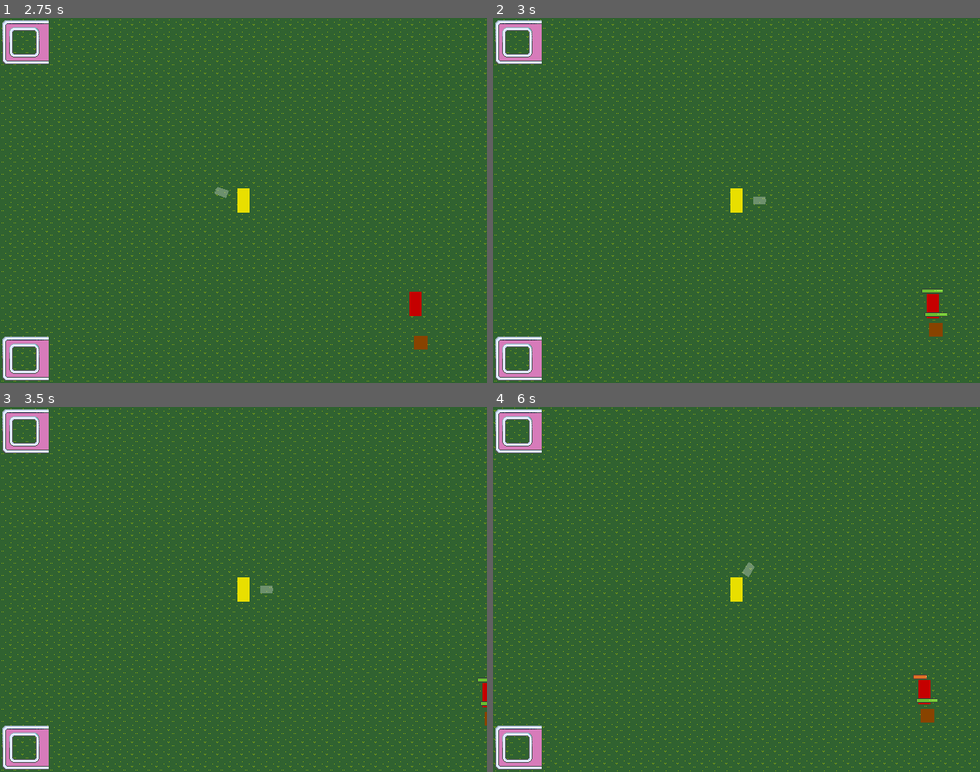
Above: before the commit, frames 1-4 (two rows, left to right).
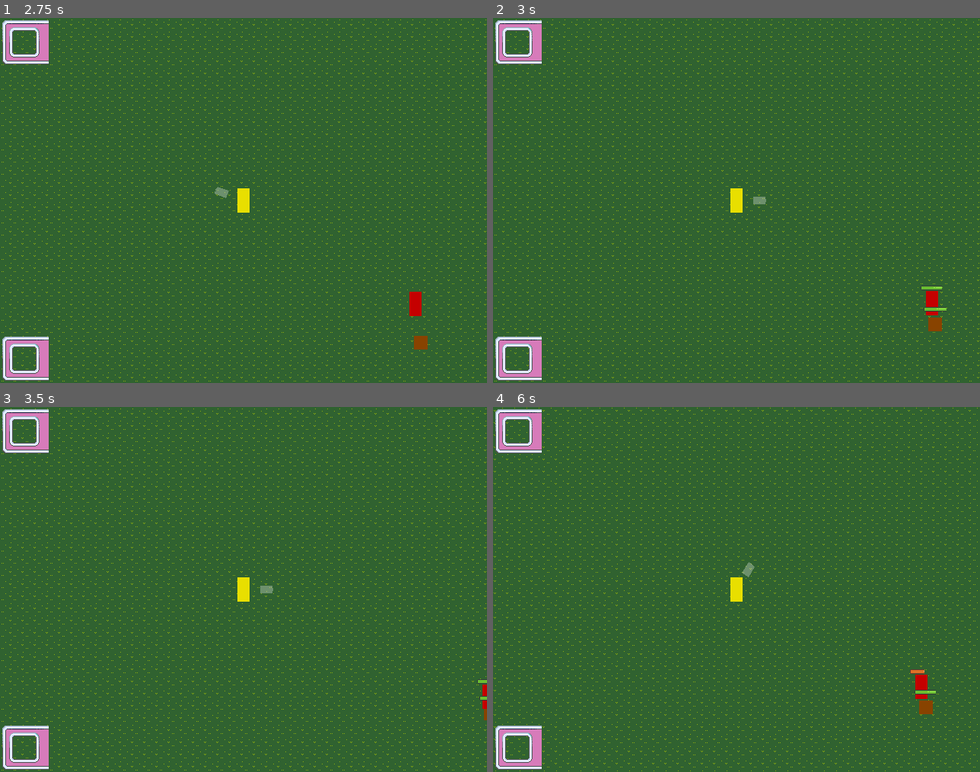
Above: after the commit, the same moments.

Repository: nullportal/dog-and-ball
Game: Godot game, scene res://Game.tscn
Two runs of this game, one before a commit and one after it. Both use one fixed random seed, a clock stepped at 60 frames per second and the inputs below.
Inputs (mouse positions are in pixels of both pictures, inside the frame that each line leads up to):
- Up to frame 1 (2.75 s): tap Enter at 0.5 s; move the mouse to (219, 273) at 0.52 s; hold Up (ui_up) 0.53-2.03 s; click (219, 273) at 0.6 s; move the mouse to (389, 255) at 1.27 s; click (389, 255) at 1.35 s; move the mouse to (97, 145) at 2.02 s; hold Left (ui_left) from 2.03 s (still down); click (97, 145) at 2.1 s
- Up to frame 2 (3 s): keep holding Left (ui_left); move the mouse to (760, 200) at 2.77 s; click (760, 200) at 2.85 s
- Up to frame 3 (3.5 s): keep holding Left (ui_left)
- Up to frame 4 (6 s): move the mouse to (663, 498) at 3.52 s; release Left (ui_left) at 3.53 s; hold Down (ui_down) 3.53-4.28 s; click (663, 498) at 3.6 s; tap Space at 4.25 s; move the mouse to (843, 571) at 4.27 s; hold Right (ui_right) 4.28-5.03 s; click (843, 571) at 4.35 s; move the mouse to (639, 607) at 5.02 s; hold Up (ui_up) 5.03-5.78 s; click (639, 607) at 5.1 s; move the mouse to (785, 509) at 5.77 s; hold Right (ui_right) from 5.78 s (still down); click (785, 509) at 5.85 s

Frame 1 is identical in both runs. In frame 2, 0.3% of the frame differs, in the area x 87-94%, y 73-88%; in frame 3, less than 0.1%; in frame 4, 0.4%, in the area x 85-92%, y 71-87%.

Commit message:
Add knockback effect to Zombie
Currently, only works when Dog attack Zombie,
but that's ok for a prototype.

Diff:
--- a/Entities/Attack.gd
+++ b/Entities/Attack.gd
@@ -1,6 +1,6 @@
 extends Node
 
-signal DAMAGE(target, amount)
+signal DAMAGE(fromNode, toNode, amount)
 
 onready var ATTACK_DAMAGE:float = get_parent().ATTACK_DAMAGE
 onready var ATTACK_COOLDOWN:float = get_parent().ATTACK_COOLDOWN
@@ -10,7 +10,7 @@
 func _ready():
 	self.connect('DAMAGE', get_node('/root/Game'), 'damage_target')
 
-func damage(target):
+func damage(fromNode, toNode):
 	if !cooldown.time_left:
 		cooldown.start(self.ATTACK_COOLDOWN)
-		emit_signal('DAMAGE', target, self.ATTACK_DAMAGE)
+		emit_signal('DAMAGE', fromNode, toNode, self.ATTACK_DAMAGE)
--- a/Entities/Combat.gd
+++ b/Entities/Combat.gd
@@ -2,10 +2,13 @@
 
 export var ATTACK_DAMAGE := 0.0
 export var ATTACK_COOLDOWN := 0.0
+export var KNOCKBACK_FORCE := 0
 export var HURT_PROPERTIES := {'spritePath': null, 'spriteProperty': null, 'effects': []}
 
 onready var _attack = $Attack
 onready var _hurt = $Hurt
+
+onready var parent = get_parent()
 
 func _enter_tree():
 	# FIXME Load this up in a config at some point,
@@ -27,7 +30,7 @@
 	])
 
 func attack(target):
-	_attack.damage(target)
+	_attack.damage(parent, target)
 
 func hurt():
 	_hurt.pain()
--- a/Entities/Dog/Dog.tscn
+++ b/Entities/Dog/Dog.tscn
@@ -47,5 +47,6 @@
 [node name="Combat" parent="." instance=ExtResource( 7 )]
 ATTACK_DAMAGE = 1.0
 ATTACK_COOLDOWN = 0.8
+KNOCKBACK_FORCE = 400
 
 [editable path="Health"]
--- a/Entities/Enemies/Zombie.gd
+++ b/Entities/Enemies/Zombie.gd
@@ -13,6 +13,10 @@
 var focus = null
 var state = FOLLOW
 var velocity = Vector2.ZERO
+# FIXME Move kb logic to general location, so can be applied universally
+var knockbackVelocity = Vector2.ZERO setget set_knockback
+func set_knockback(kb):
+	knockbackVelocity = kb
 
 onready var aggroArea = $AggroArea
 onready var attackArea = $AttackArea
@@ -38,6 +42,10 @@
 		ATTACK:
 			attack(self.focus)
 
+	var velocities = apply_velocity(velocity, knockbackVelocity, 150)
+	velocity = velocities['movement']
+	knockbackVelocity = velocities['knockback']
+
 func find_focus():
 	var nodes = aggroArea.get_overlapping_bodies()
 	for node in nodes:
@@ -55,7 +63,15 @@
 			return
 
 		velocity = position.direction_to(target.position) * MAX_SPEED
-		velocity = move_and_slide(velocity)
+		return velocity # Global scope so kinda doesn't matter
+
+func apply_velocity(v, kbv, kbStrength = 200):
+	v = move_and_slide(v)
+	if kbv != Vector2.ZERO:
+		kbv = kbv.move_toward(Vector2.ZERO, kbStrength)
+		kbv = move_and_slide(kbv)
+
+	return {'movement': v, 'knockback': kbv}
 
 func attack(target):
 	combat.attack(target)
--- a/Entities/Hurt.gd
+++ b/Entities/Hurt.gd
@@ -18,7 +18,7 @@
 		assert(false, 'Unimplemented hurt target %s' % sprite)
 	if spriteProperty != 'color':
 		assert(false, 'Unimplemented hurt target property %s' % spriteProperty)
-	if effect == ['pain-flash']:
+	if effect == ['pain-flash']: # XXX This will break if multiple effects
 		effect = effect[0]
 	else:
 		assert(false, 'Unimplemented hurt effect %s' % effect)
--- a/Game.gd
+++ b/Game.gd
@@ -14,16 +14,20 @@
 		player.connect('COMMAND', dog, 'command')
 		dog.connect('GIVE', world, 'give')
 
-func damage_target(target, amount):
-	if !target || !target.health:
+func damage_target(fromNode, toNode, amount):
+	if !toNode || !toNode.health:
 		return
-	if target.combat && target.combat.has_method('hurt'):
-		target.combat.hurt()
+	if toNode.combat && toNode.combat.has_method('hurt'):
+		toNode.combat.hurt()
 
-	target.health.reduce(amount)
-	if target.health.HEALTH_POINTS <= 0:
-		print(target.name, ' destroyed!')
-		target.queue_free()
+	toNode.health.reduce(amount)
+	if toNode.health.HEALTH_POINTS <= 0:
+		print(toNode.name, ' destroyed!')
+		toNode.queue_free()
+
+	if toNode.has_method('set_knockback'):
+		var knockback = fromNode.position.direction_to(toNode.position)
+		toNode.set_knockback(knockback * fromNode.combat.KNOCKBACK_FORCE)
 
 func health_changed(node, oldHealth, newHealth):
 	if node.healthDisplay:
